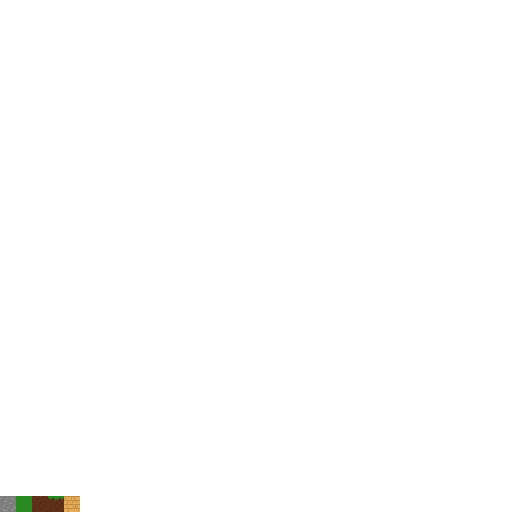
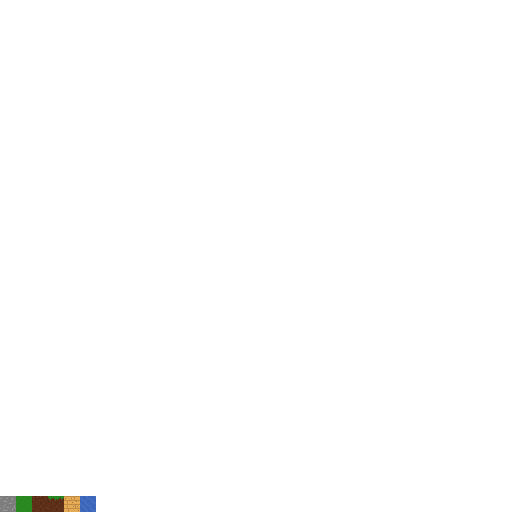
Layers edited between the first and the second 512px x 512px image:
painted on "Textures" over [80, 496, 96, 512]
